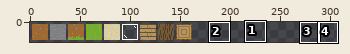
Sprite sheet -- debug_atlas.png. Above, an overview of the earlier version with the close-up marked.
Close-up. Before the edit:
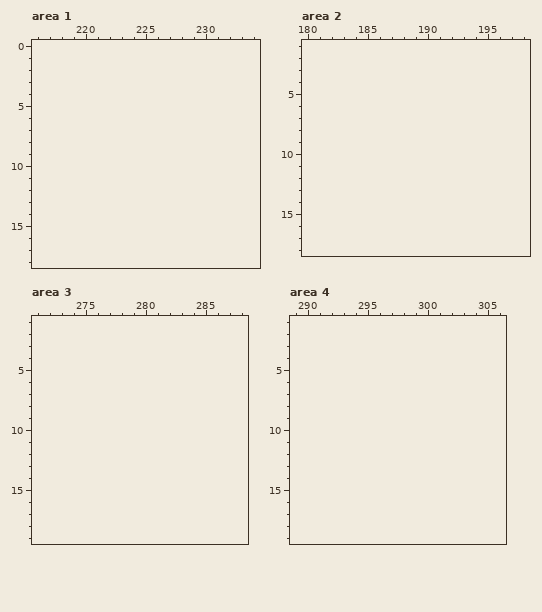
The file is 164x20 pixels. Colours within 5 levels of each other are drawn and written as one. Shown: area 1: x 216..234, y 0..18; area 2: x 180..198, y 1..18; area 3: x 271..288, y 1..19; area 4: x 289..306, y 1..19. The old version is drawn lined up with the new one, on the new canvas. The commit also changed other parts of the picture, which this record leaves out.
Palette (. is transparent): 
The same view after the edit:
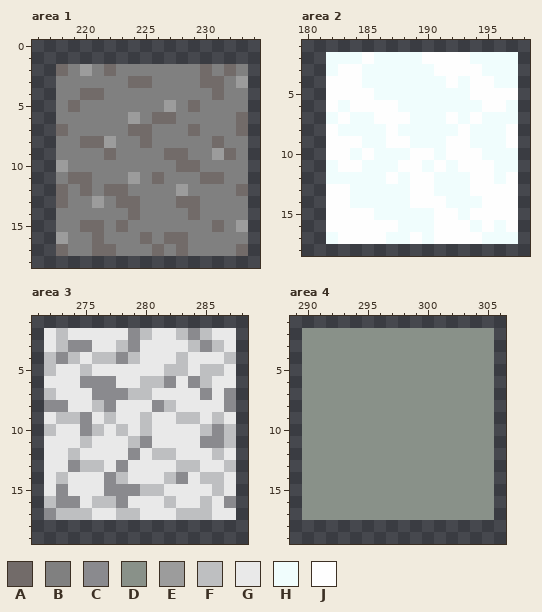
Colours new in this view: A #726b69  B #808080  C #8a8a8e  D #899189  E #9c9c9c  F #bebfc1  G #e9e9e9  H #f0fdfd  J #fefefe
Difference:
canvas 164x20 -> 308x20
Area 1:
y 2: x 218..233 ................ -> ABEBABBBBBBBABAB
y 3: x 218..233 ................ -> BBBBBBAABBBBAABE
y 4: x 218..233 ................ -> BBAABBBBBBBBBABB
y 5: x 218..233 ................ -> BABBBBBBBEBABBBB
y 6: x 218..233 ................ -> BBBBBBEBAABBBBBA
y 7: x 218..233 ................ -> ABBBBBAABBBABBBA
y 8: x 218..233 ................ -> BBAAEBBABBBBBABB
y 9: x 218..233 ................ -> BBBBABBBBAABBEAB
y 10: x 218..233 ................ -> EBBBBBBBBBAABBBB
y 11: x 218..233 ................ -> BAABBBEBABBBAABB
y 12: x 218..233 ................ -> ABABAABBBBEBBBBA
y 13: x 218..233 ................ -> ABBEBAABBBAABBBB
y 14: x 218..233 ................ -> BBBBBBABBBBABBBB
y 15: x 218..233 ................ -> BBAABABBBBBBBABE
y 16: x 218..233 ................ -> EBBABBBABAABBBBB
y 17: x 218..233 ................ -> ABBAABBBABABBBBA
Area 2:
y 2: x 182..197 ................ -> HHHJHHHHJJJJHHHH
y 3: x 182..197 ................ -> HJJHHHHHHJJJJHHH
y 4: x 182..197 ................ -> JJJHHHHHHHJHJJHH
y 5: x 182..197 ................ -> JJJJHHHHHHHHJJJJ
y 6: x 182..197 ................ -> JHJJJJHHHHHHHJJH
y 7: x 182..197 ................ -> HJHHJJJHHHJHJHHH
y 8: x 182..197 ................ -> JHHHHJHHHHHJHHHJ
y 9: x 182..197 ................ -> JJJHHJJHHHJJHHHJ
y 10: x 182..197 ................ -> JJHJHHHJJHJJJHHH
y 11: x 182..197 ................ -> HJJHHHJJHJHJJJHH
y 12: x 182..197 ................ -> HHHHHJHJJHHHJJHJ
y 13: x 182..197 ................ -> JJHHHHHJJHHHJJJJ
y 14: x 182..197 ................ -> JJHHHHHJJJHHHJJJ
y 15: x 182..197 ................ -> JJJJHHHHHJJHJJJJ
y 16: x 182..197 ................ -> JJJJJJHHHJJJHJHJ
y 17: x 182..197 ................ -> HJJJJHHJHJJJJHHH
Area 3:
y 2: x 272..287 ................ -> GFGGGGGCFGGFCFGG
y 3: x 272..287 ................ -> GFCCGGFCGGGGFCFG
y 4: x 272..287 ................ -> FCFGFFCFGGGFGGGF
y 5: x 272..287 ................ -> FGGFGGGGGGFFGFFG
y 6: x 272..287 ................ -> GGGCCCGGFFCGCFGG
y 7: x 272..287 ................ -> FGGGCCCFFGGGGCGC
y 8: x 272..287 ................ -> CCGGFCGGGCFGGGGC
y 9: x 272..287 ................ -> GFFCGFGGFGGFFGFG
y 10: x 272..287 ................ -> FGGCFGFGFGGGGFCF
y 11: x 272..287 ................ -> GGGFGGGFCGGGGCCF
y 12: x 272..287 ................ -> GGFGGGGCGFFGGGFG
y 13: x 272..287 ................ -> GGCFFGCGGGGFFGGF
y 14: x 272..287 ................ -> GFGGGCFGGGFCGFFG
y 15: x 272..287 ................ -> GCGGGCCCFFGGGGFG
y 16: x 272..287 ................ -> FCCGFFCGGGFGGFGC
y 17: x 272..287 ................ -> CFFFGGFFGGGFFFGG
Area 4:
y 2..17: x 290..305 ................ -> DDDDDDDDDDDDDDDD
Changed places in both close-ups, as pixel boxes (x1, y1, x2, y2):
added: (56, 64, 248, 256)
added: (326, 52, 518, 244)
added: (44, 328, 236, 520)
added: (302, 328, 494, 520)
